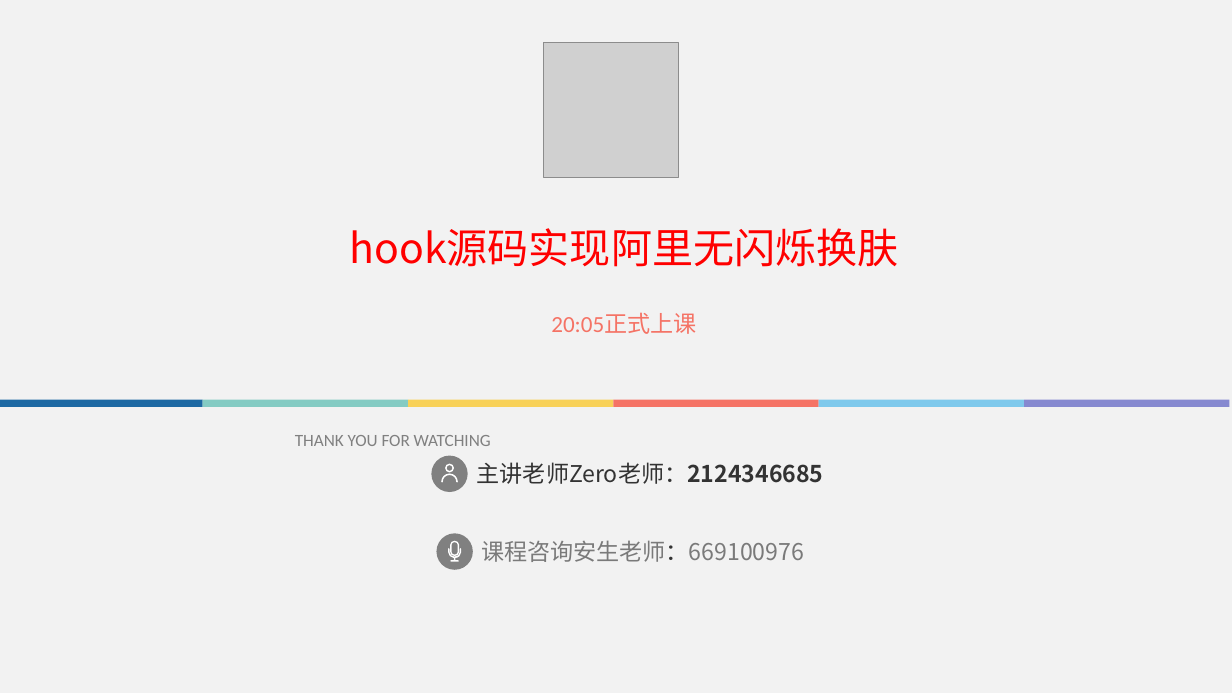
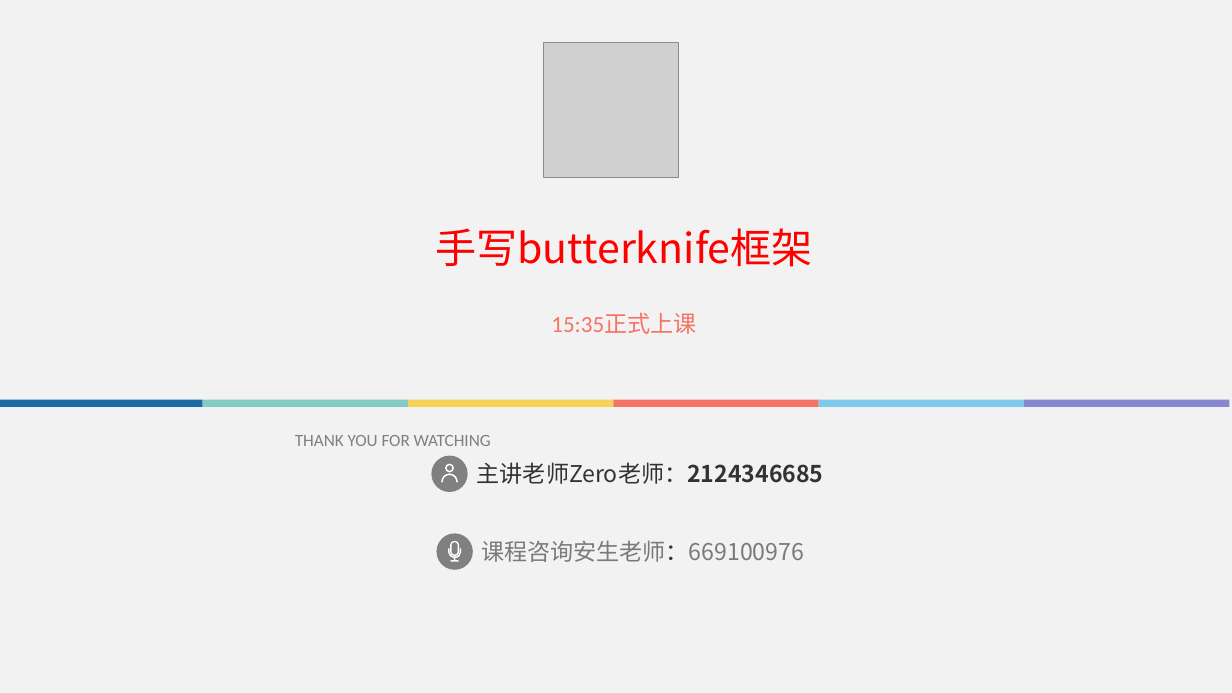
Before and after one commit to fanzhangvip/xiangxue, a slide deck: slide 1 of pre/javapoet.pptx. Drawn at 1232x693 pixels with LibreOffice and Linux fonts; fonts in the diff are those of the drawing; grey boxes stand for pictures. Boxes give left, top, right and bottom in pixels: in the first picture for what was removed or moved away, otherwise in the second. Text is boxed around its words. In the diff, an @@ line names an element or a change of style, - is before the commit and + after.

```diff
--- a/pre/javapoet.pptx
+++ b/pre/javapoet.pptx
@@ text at <box>435,228,813,267</box>: text changed @@
-hook源码实现阿里无闪烁换肤
+手写butterknife框架
@@ text at <box>551,312,696,334</box>: text changed @@
-20:05正式上课
+15:35正式上课
```
Also in this commit, not shown: 1 other slide changed, 1 slide removed, 39 other files.
